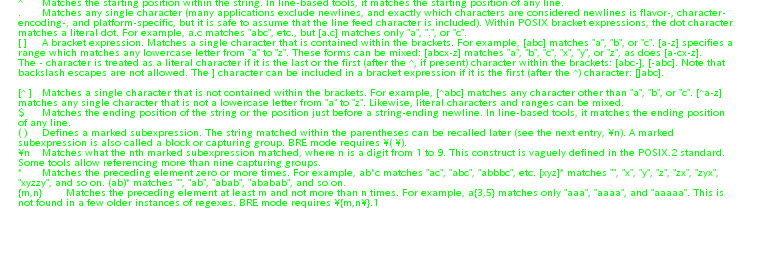
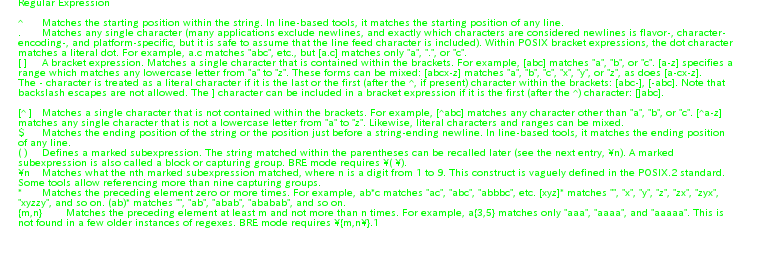
Layer changes from the first w=768, h=256 image to the second:
renamed "^ Matches the starting positio..." to "Regular Expression ...", painted on it over [18, 0, 733, 228]
